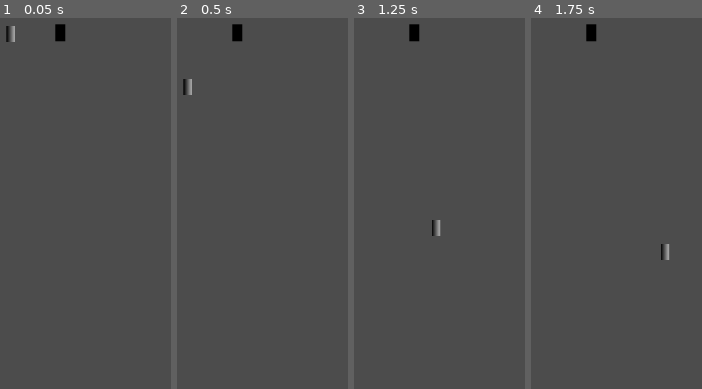
Above: before the commit, frames 1-4 (left to right).
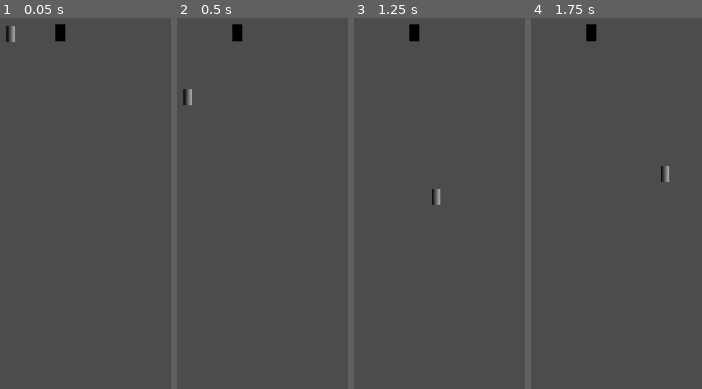
Above: after the commit, the same moments.

Repository: jamiealanmassey/league-of-unidinos
Game: Godot game, scene res://Players/PlayerTestScene.tscn
The game is run twice, just before and just after one commit, with the same random seed, the same clock (stepped at 60 frames per second) and the same inputs. The project has no main scene, so this scene is started directly.
Inputs (mouse positions are in pixels of both pictures, inside the frame that each line leads up to):
- Up to frame 1 (0.05 s): no input
- Up to frame 2 (0.5 s): no input
- Up to frame 3 (1.25 s): tap Enter at 0.5 s; move the mouse to (outside the picture) at 0.52 s; hold D (right) from 0.53 s (still down); click (outside the picture) at 0.6 s; tap Space (jump) at 0.77, 1.07 s; right-click (outside the picture) at 0.8 s
- Up to frame 4 (1.75 s): keep holding D (right); move the mouse to (666, 188) at 1.27 s; right-click (666, 188) at 1.35 s; tap Space (jump) at 1.52 s; tap Shift (charge, bound only after the commit) at 1.55 s

Frame 1 is identical in both runs. In frame 2, 0.2% of the frame differs, in the area x 3-9%, y 16-24%; in frame 3, 0.3%, in the area x 45-51%, y 46-59%; in frame 4, 0.3%.

Commit message:
Added Jumping

Diff:
--- a/Players/Dinosaur.tscn
+++ b/Players/Dinosaur.tscn
@@ -28,9 +28,10 @@
 script = ExtResource( 1 )
 maxHealth = 100
 currentHealth = 100
+baseDamage = 5
 moveSpeed = 250
-velocitySpeed = 1
-gravity = 1000
+gravity = 1200
+jumpSpeed = -400
 
 [node name="Sprite" type="Sprite" parent="." index="0"]
 
--- a/Players/Player.gd
+++ b/Players/Player.gd
@@ -1,14 +1,26 @@
 extends KinematicBody2D
+
+enum PlayerState {
+	IDLE,
+	MOVING,
+	JUMPING,
+	CHARGING
+}
 
 export(float) var maxHealth = 100
 export(float) var currentHealth = 100
+export(float) var baseDamage = 5
 
 export(float) var moveSpeed = 250
-export(float) var velocitySpeed = 1
-export(float) var gravity = 1000
+export(float) var gravity = 1200
+export(float) var jumpSpeed = -600
 
 var velocity = Vector2()
 var keyStates = []
+var playerState = PlayerState.IDLE
+
+var chargeTimer = null
+var chargeDuration = 2
 
 signal player_moved
 signal player_killed
@@ -56,30 +68,54 @@
 	keyStates.sort_custom(KeyStateSorter, "sort")
 	for key in keyStates:
 		if (key.state):
-			match key.name:
-				"left":
-					velocity.x -= moveSpeed
-				"right":
-					velocity.x += moveSpeed
-				"down":
-					velocity.y += moveSpeed
+			if (key.name == "left"):
+				velocity.x -= moveSpeed
+				set_player_state(false)
+			elif (key.name == "right"):
+				velocity.x += moveSpeed
+				set_player_state(false)
+			elif (key.name == "jump" && is_on_floor()):
+				velocity.y = jumpSpeed
+				set_player_state(true)
+			else:
+				set_player_state(false)
 
 	if (velocity.x != 0 && velocity.y != 0):
 		emit_signal("player_moved")
 
 
+## Takes damage (caps health to 0 or 100) and checks if the player has
+## died or not
 func take_damage(amount):
 	currentHealth = clamp(currentHealth - amount, 0, maxHealth)
 	if (currentHealth == 0):
 		emit_signal("player_killed")
 
 
+
+## Helper function to determine the state that the player is currently in
+func set_player_state(is_jumping):
+	if (is_jumping):
+		playerState = PlayerState.JUMPING
+	else:
+		if (velocity.x != 0 && velocity.y != 0):
+			playerState = PlayerState.MOVING
+		else:
+			playerState = PlayerState.IDLE
+
+
 func _ready():
 	keyStates = [
 	KeyState.new("left"),
 	KeyState.new("right"),
-	KeyState.new("up"),
-	KeyState.new("down")]
+	KeyState.new("jump"),
+	KeyState.new("attack"),
+	KeyState.new("special"),
+	KeyState.new("charge")]
+
+	chargeTimer = Timer.new()
+	chargeTimer.set_one_shot(true)
+	#chargeTimer.connect("timeout", self, "on_charge_compelete")
 
 
 func _process(delta):
@@ -88,4 +124,6 @@
 
 func _physics_process(delta):
 	velocity.y += gravity * delta
+	if (playerState == PlayerState.JUMPING && is_on_floor()):
+		set_player_state(false)
 	velocity = move_and_slide(velocity, Vector2(0, -1))
--- a/Players/PlayerTestScene.tscn
+++ b/Players/PlayerTestScene.tscn
@@ -17,11 +17,9 @@
 [node name="Dinosaur" parent="." index="1" instance=ExtResource( 2 )]
 
 position = Vector2( 278.678, 224.279 )
-maxHealth = 100
-currentHealth = 100
-moveSpeed = 250
-velocitySpeed = 1
-gravity = 1000
+baseDamage = 5
+gravity = 1200
+jumpSpeed = -600
 
 [node name="StaticBody2D" type="StaticBody2D" parent="." index="2"]
 
--- a/project.godot
+++ b/project.godot
@@ -49,7 +49,7 @@
 special=[ Object(InputEventMouseButton,"resource_local_to_scene":false,"resource_name":"","device":0,"alt":false,"shift …(210 unchanged characters)…
 , Object(InputEventJoypadButton,"resource_local_to_scene":false,"resource_name":"","device":0,"button_index":4,"pressure":0.0,"pressed":false,"script":null)
  ]
-block=[ Object(InputEventKey,"resource_local_to_scene":false,"resource_name":"","device":0,"alt":false,"shift":false,"control":false,"meta":false,"command":false,"pressed":false,"scancode":16777237,"unicode":0,"echo":false,"script":null)
+charge=[ Object(InputEventKey,"resource_local_to_scene":false,"resource_name":"","device":0,"alt":false,"shift":false,"control":false,"meta":false,"command":false,"pressed":false,"scancode":16777237,"unicode":0,"echo":false,"script":null)
 , Object(InputEventJoypadButton,"resource_local_to_scene":false,"resource_name":"","device":0,"button_index":1,"pressure":0.0,"pressed":false,"script":null)
  ]
 
